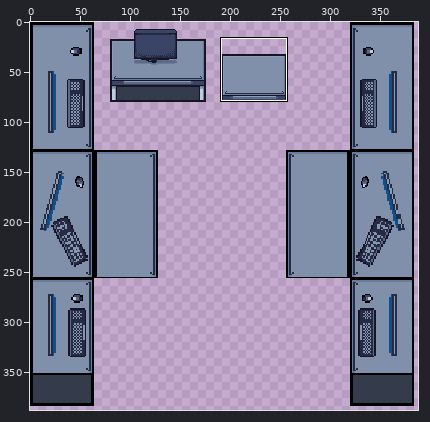
Edited in one commit: pixel-art file (assets/sprites/tilesets/side-desk.aseprite). Above, an overview of the earlier version with the close-up marked.
Close-up. Before the commit:
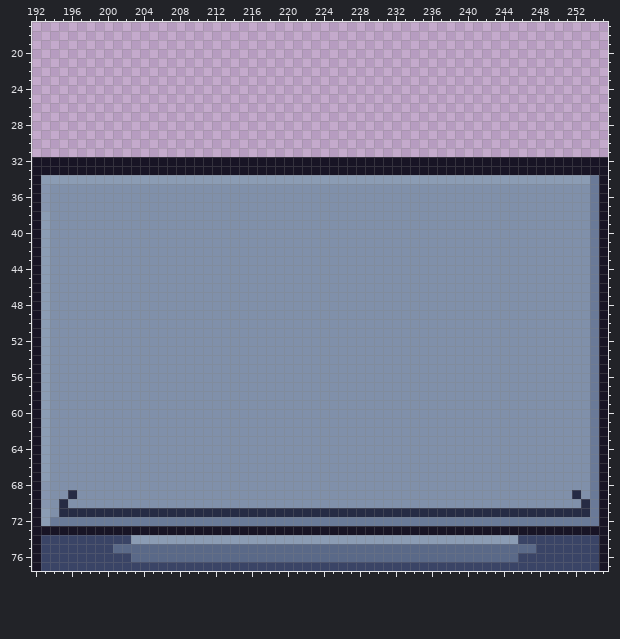
413x437 pixels, 1 frame. Colours within 5 levels of each other are drawn and written as one. Shown: x 192..255, y 17..77. The wide view leaves out empty margins.
And afterwards:
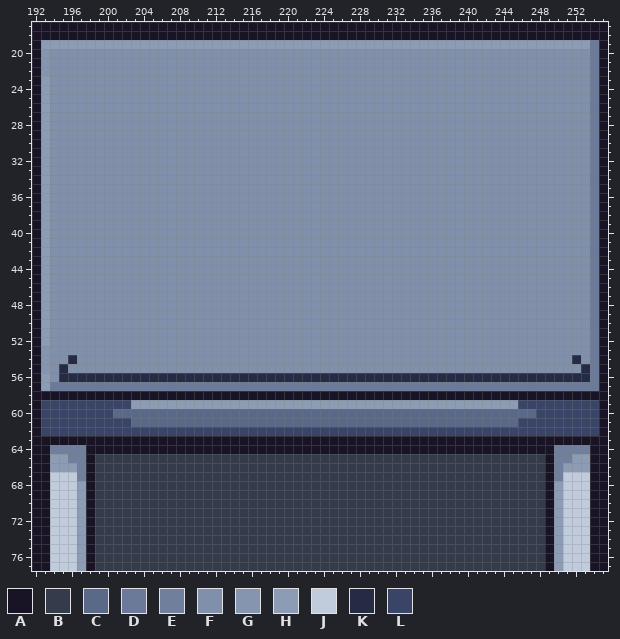
Palette (. is transparent): A #181425  B #343c4b  C #5a6988  D #6a7a98  E #707f9c  F #8090aa  G #8695af  H #8b9cb4  J #c0cbdc  K #262b44  L #3a4466
Commit message: Fix front desk to have legs
From old to new:
Changed rows in their new state; - is an unchanged pixel.
first column x 192:
17 AAAAAAAAAAAAAAAAAAAAAAAAAAAAAAAAAAAAAAAAAAAAAAAAAAAAAAAAAAAAAAAA
18 AAAAAAAAAAAAAAAAAAAAAAAAAAAAAAAAAAAAAAAAAAAAAAAAAAAAAAAAAAAAAAAA
19 AHHHHHHHHHHHHHHHHHHHHHHHHHHHHHHHHHHHHHHHHHHHHHHHHHHHHHHHHHHHHHDA
20 AGFFFFFFFFFFFFFFFFFFFFFFFFFFFFFFFFFFFFFFFFFFFFFFFFFFFFFFFFFFFFDA
21 AGFFFFFFFFFFFFFFFFFFFFFFFFFFFFFFFFFFFFFFFFFFFFFFFFFFFFFFFFFFFFDA
22 AGFFFFFFFFFFFFFFFFFFFFFFFFFFFFFFFFFFFFFFFFFFFFFFFFFFFFFFFFFFFFDA
23 AHFFFFFFFFFFFFFFFFFFFFFFFFFFFFFFFFFFFFFFFFFFFFFFFFFFFFFFFFFFFFDA
24 AHFFFFFFFFFFFFFFFFFFFFFFFFFFFFFFFFFFFFFFFFFFFFFFFFFFFFFFFFFFFFDA
25 AHFFFFFFFFFFFFFFFFFFFFFFFFFFFFFFFFFFFFFFFFFFFFFFFFFFFFFFFFFFFFDA
26 AHFFFFFFFFFFFFFFFFFFFFFFFFFFFFFFFFFFFFFFFFFFFFFFFFFFFFFFFFFFFFDA
27 AHFFFFFFFFFFFFFFFFFFFFFFFFFFFFFFFFFFFFFFFFFFFFFFFFFFFFFFFFFFFFDA
28 AHFFFFFFFFFFFFFFFFFFFFFFFFFFFFFFFFFFFFFFFFFFFFFFFFFFFFFFFFFFFFDA
29 AHFFFFFFFFFFFFFFFFFFFFFFFFFFFFFFFFFFFFFFFFFFFFFFFFFFFFFFFFFFFFDA
30 AHFFFFFFFFFFFFFFFFFFFFFFFFFFFFFFFFFFFFFFFFFFFFFFFFFFFFFFFFFFFFDA
31 AHFFFFFFFFFFFFFFFFFFFFFFFFFFFFFFFFFFFFFFFFFFFFFFFFFFFFFFFFFFFFDA
32 -HFFFFFFFFFFFFFFFFFFFFFFFFFFFFFFFFFFFFFFFFFFFFFFFFFFFFFFFFFFFFD-
33 -HFFFFFFFFFFFFFFFFFFFFFFFFFFFFFFFFFFFFFFFFFFFFFFFFFFFFFFFFFFFFD-
34 --FFFFFFFFFFFFFFFFFFFFFFFFFFFFFFFFFFFFFFFFFFFFFFFFFFFFFFFFFFFF--
35 -H--------------------------------------------------------------
36 -H--------------------------------------------------------------
37 -H--------------------------------------------------------------
first column x 193:
53 G-------------------------------------------------------------
54 G--K-------------------------------------------------------K--
55 G-K---------------------------------------------------------K-
56 --KKKKKKKKKKKKKKKKKKKKKKKKKKKKKKKKKKKKKKKKKKKKKKKKKKKKKKKKKKK-
57 -DDDDDDDDDDDDDDDDDDDDDDDDDDDDDDDDDDDDDDDDDDDDDDDDDDDDDDDDDDDD-
58 AAAAAAAAAAAAAAAAAAAAAAAAAAAAAAAAAAAAAAAAAAAAAAAAAAAAAAAAAAAAAA
59 LLLLLLLLLLHHHHHHHHHHHHHHHHHHHHHHHHHHHHHHHHHHHHHHHHHHHLLLLLLLLL
60 LLLLLLLLCCCCCCCCCCCCCCCCCCCCCCCCCCCCCCCCCCCCCCCCCCCCCCCLLLLLLL
61 LLLLLLLLLLCCCCCCCCCCCCCCCCCCCCCCCCCCCCCCCCCCCCCCCCCCCLLLLLLLLL
62 LLLLLLLLLLLLLLLLLLLLLLLLLLLLLLLLLLLLLLLLLLLLLLLLLLLLLLLLLLLLLL
63 AAAAAAAAAAAAAAAAAAAAAAAAAAAAAAAAAAAAAAAAAAAAAAAAAAAAAAAAAAAAAA
64 AEEEEAAAAAAAAAAAAAAAAAAAAAAAAAAAAAAAAAAAAAAAAAAAAAAAAAAAAEEEEA
65 AHHEEABBBBBBBBBBBBBBBBBBBBBBBBBBBBBBBBBBBBBBBBBBBBBBBBBBAEEHHA
66 AHHHEABBBBBBBBBBBBBBBBBBBBBBBBBBBBBBBBBBBBBBBBBBBBBBBBBBAEHHHA
67 AJJJEABBBBBBBBBBBBBBBBBBBBBBBBBBBBBBBBBBBBBBBBBBBBBBBBBBAEJJJA
68 AJJJHABBBBBBBBBBBBBBBBBBBBBBBBBBBBBBBBBBBBBBBBBBBBBBBBBBAHJJJA
69 AJJJHABBBBBBBBBBBBBBBBBBBBBBBBBBBBBBBBBBBBBBBBBBBBBBBBBBAHJJJA
70 AJJJHABBBBBBBBBBBBBBBBBBBBBBBBBBBBBBBBBBBBBBBBBBBBBBBBBBAHJJJA
71 AJJJHABBBBBBBBBBBBBBBBBBBBBBBBBBBBBBBBBBBBBBBBBBBBBBBBBBAHJJJA
72 AJJJHABBBBBBBBBBBBBBBBBBBBBBBBBBBBBBBBBBBBBBBBBBBBBBBBBBAHJJJA
73 -JJJH-BBBBBBBBBBBBBBBBBBBBBBBBBBBBBBBBBBBBBBBBBBBBBBBBBB-HJJJ-
74 AJJJHABBBBBBBBBBBBBBBBBBBBBBBBBBBBBBBBBBBBBBBBBBBBBBBBBBAHJJJA
75 AJJJHABBBBBBBBBBBBBBBBBBBBBBBBBBBBBBBBBBBBBBBBBBBBBBBBBBAHJJJA
76 AJJJHABBBBBBBBBBBBBBBBBBBBBBBBBBBBBBBBBBBBBBBBBBBBBBBBBBAHJJJA
77 AJJJHABBBBBBBBBBBBBBBBBBBBBBBBBBBBBBBBBBBBBBBBBBBBBBBBBBAHJJJA
